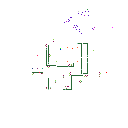
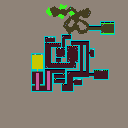
Layered file, before and after one edit (w=128, h=128). Changes by layer:
hid "stuff", painted on it over left=32, top=9, right=113, bottom=90
hid "routes", painted on it over left=32, top=9, right=88, bottom=90
showed "doodads", painted on it over left=32, top=6, right=111, bottom=86
showed "tiles", painted on it over left=0, top=0, right=128, bottom=128
